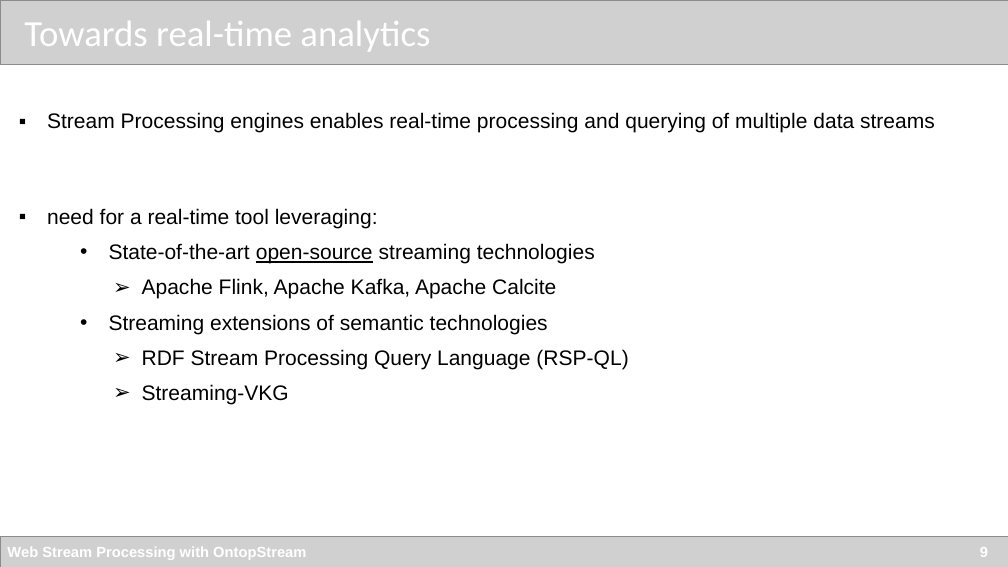
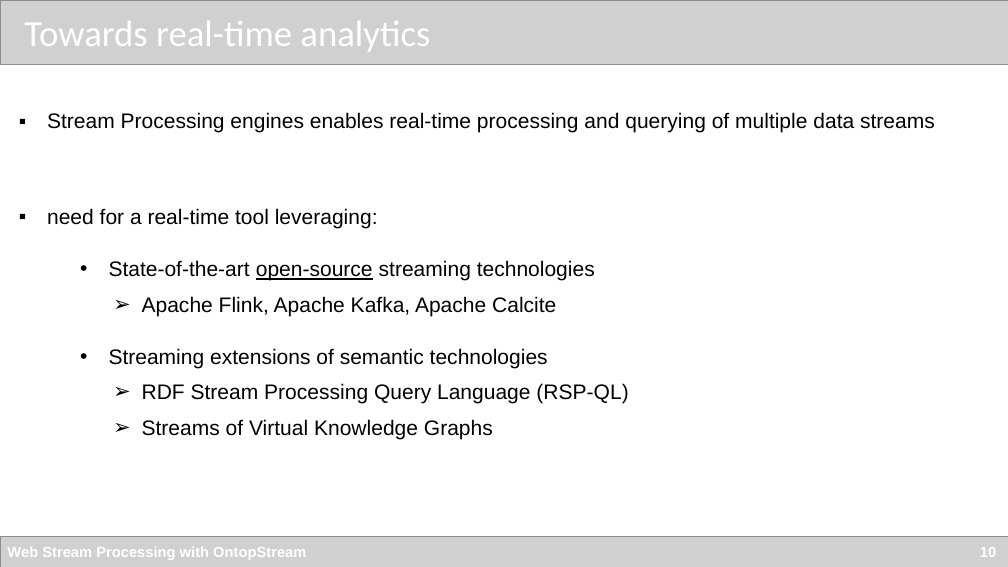
Before and after one commit to chimera-suite/OntopStream-TheWebConf2022Tutorial, a slide deck: slide 10 of Tutorial_WebConf.pptx (slide 9 before the commit). Drawn at 1008x567 pixels with LibreOffice and Linux fonts; fonts in the diff are those of the drawing; grey boxes stand for pictures. Boxes give left, top, right and bottom in pixels: in the first picture for what was removed or moved away, otherwise in the second. Text is boxed around its words. In the diff, an @@ line names an element or a change of style, - is before the commit and + after.

```diff
--- a/Tutorial_WebConf.pptx
+++ b/Tutorial_WebConf.pptx
@@ text at bbox=[142, 419, 493, 439]: text changed @@
-    ➢ Streaming-VKG
+    ➢ Streams of Virtual Knowledge Graphs
@@ text at bbox=[7, 547, 996, 560]: text changed @@
-Web Stream Processing with OntopStream 9
+Web Stream Processing with OntopStream 10
```
Also in this commit, not shown: 8 other slides changed, 14 slides added, 1 other file.
